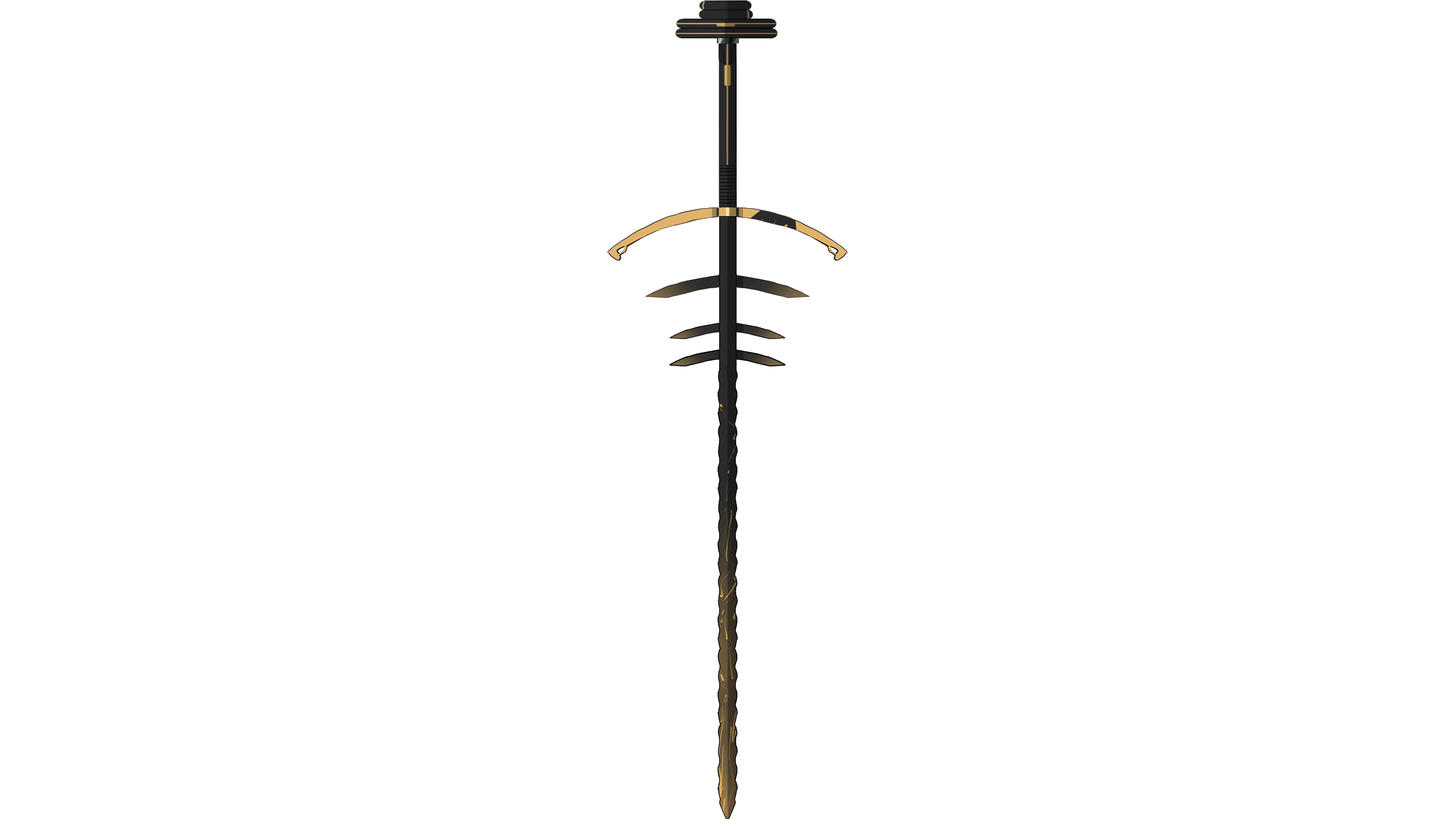
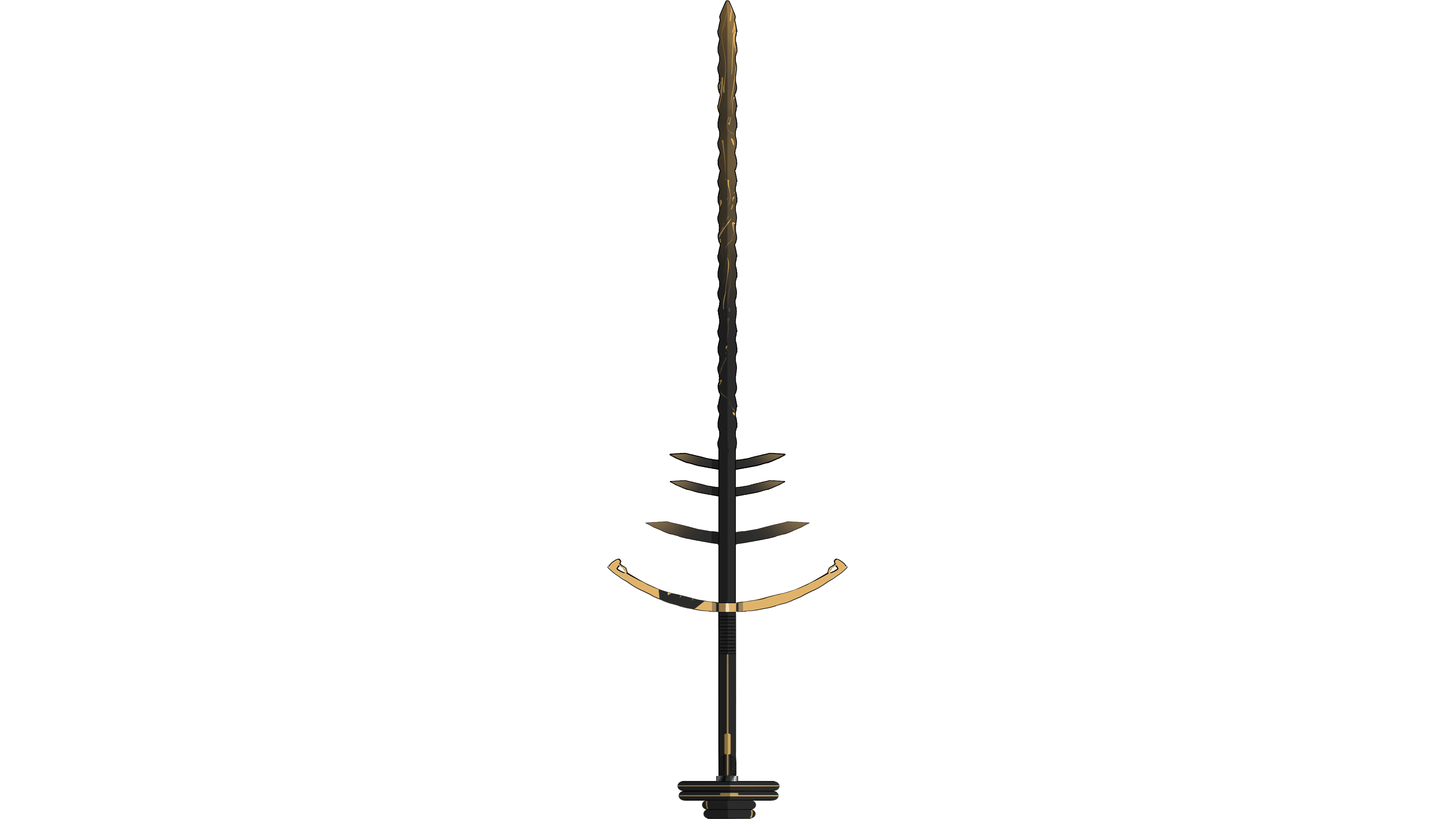
Layered file, before and after one edit (1455px x 819px). Changes by layer:
painted on "黄金焰形巨剑" over [607, 0, 849, 819]
